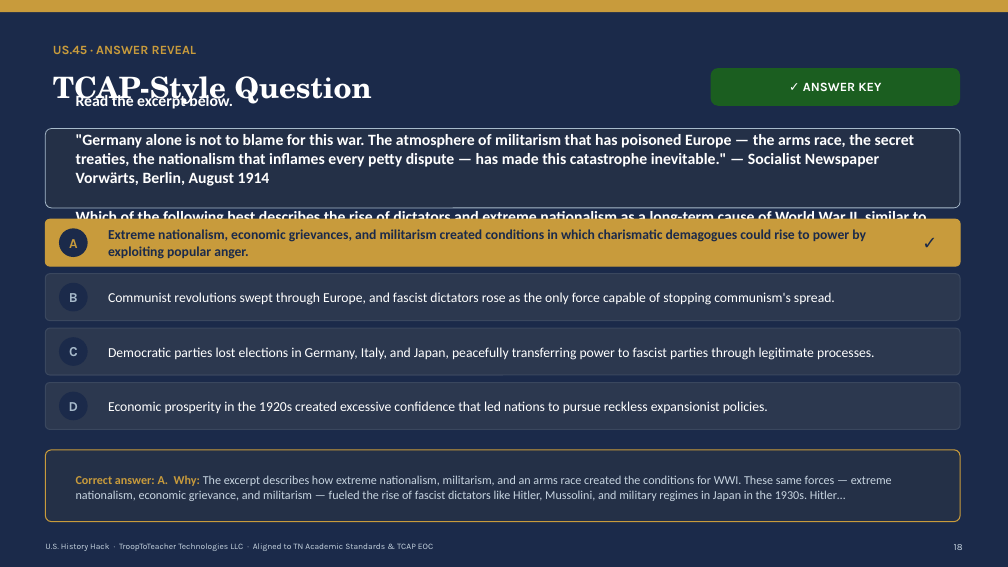
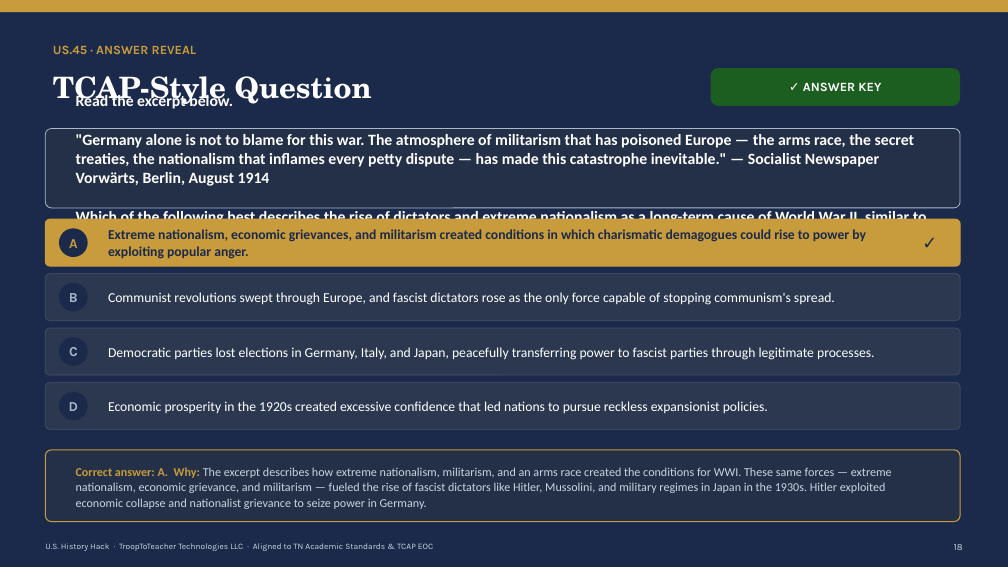
Before and after one commit to Trooptoteacher/trooptoteacher-history, a slide deck: slide 19 of 00_START_HERE/UNIT6_DECKS_BUILD/Unit6_Teacher_Deck_CourseStandard.pptx. Drawn at 1008x567 pixels with LibreOffice and Linux fonts; fonts in the diff are those of the drawing. Boxes give left, top, right and bottom in pixels: in the first picture for what was removed or moved away, otherwise in the second. Text is boxed around its words. In the diff, an @@ line names an element or a change of style, - is before the commit and + after.

```diff
--- a/00_START_HERE/UNIT6_DECKS_BUILD/Unit6_Teacher_Deck_CourseStandard.pptx
+++ b/00_START_HERE/UNIT6_DECKS_BUILD/Unit6_Teacher_Deck_CourseStandard.pptx
@@ text at <box>76,467,892,509</box>: text changed @@
-Correct answer: A. Why: The excerpt describes how extreme nationalism, militarism, and an arms race created the conditions for WWI. These same forces — extreme nationalism, economic grievance, and militarism — fueled the rise of fascist dictators like Hitler, Mussolini, and military regimes in Japan in the 1930s. Hitler…
+Correct answer: A. Why: The excerpt describes how extreme nationalism, militarism, and an arms race created the conditions for WWI. These same forces — extreme nationalism, economic grievance, and militarism — fueled the rise of fascist dictators like Hitler, Mussolini, and military regimes in Japan in the 1930s. Hitler exploited economic collapse and nationalist grievance to seize power in Germany.
```
Also in this commit, not shown: 11 other slides changed, 7 other files.
